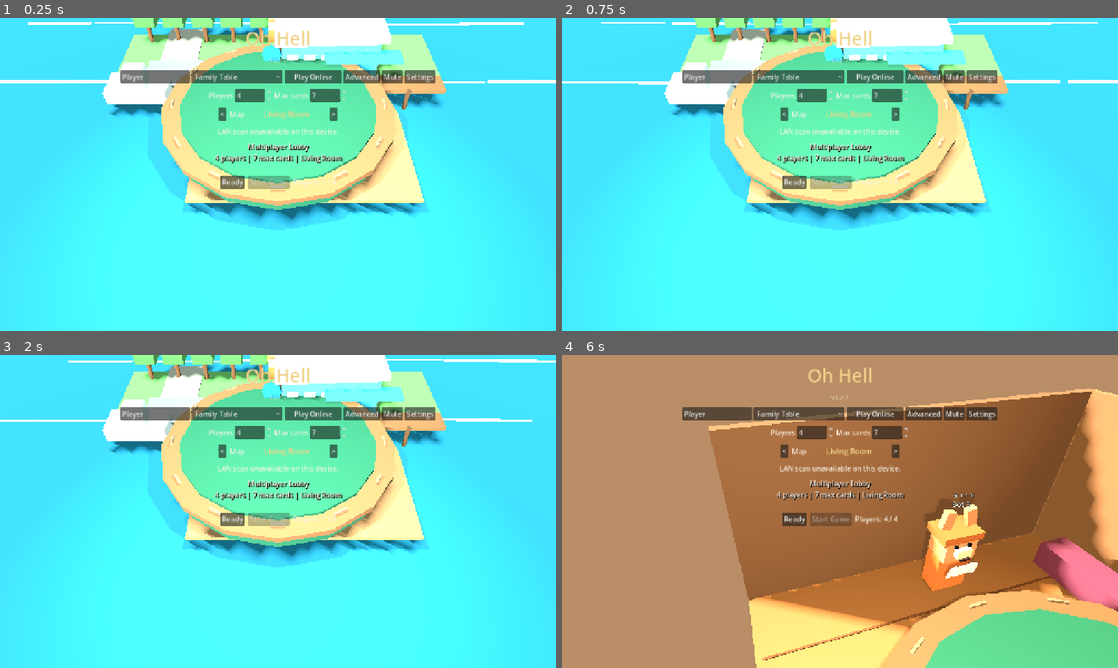
Above: before the commit, frames 1-4 (two rows, left to right).
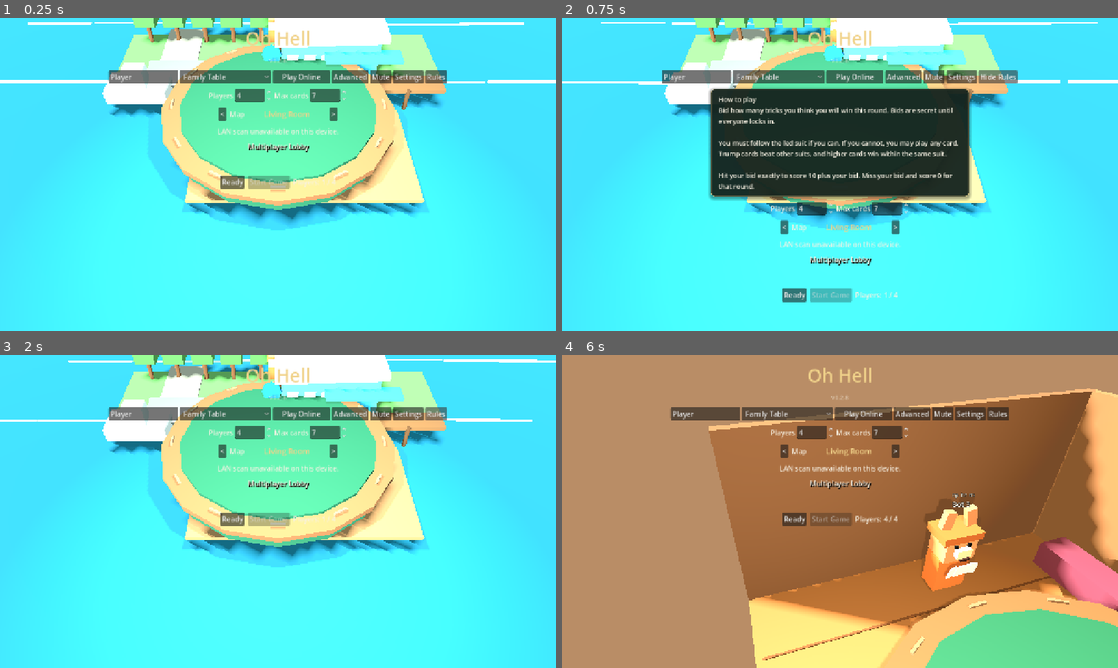
Above: after the commit, the same moments.

Repository: JordanOakFox/oh-hell-godot
Game: Godot game, scene res://scenes/main.tscn
Two runs of this game, one before a commit and one after it. Both use one fixed random seed, a clock stepped at 60 frames per second and the inputs below.
Inputs (mouse positions are in pixels of both pictures, inside the frame that each line leads up to):
- Up to frame 1 (0.25 s): no input
- Up to frame 2 (0.75 s): click (995, 77) at 0.5 s, where only the run after the commit has a clickable "Rules"
- Up to frame 3 (2 s): click (433, 414) at 1.25 s, where only the run after the commit has a clickable "Hide Rules"
- Up to frame 4 (6 s): click "Ready" at 2 s; click "Start Game" at 2.75 s; click "0" at 3.5 s; tap Enter at 4.25 s; move the mouse to (962, 495) at 4.27 s; tap E at 4.35, 5.1 s; click (962, 495) at 4.42 s; move the mouse to (812, 511) at 5.02 s; click (812, 511) at 5.17 s; click "Stop Game" at 5.75 s

The runs differ from the first frame. In frame 1, 1.2% of the frame differs, in the area x 19-81%, y 13-47%; in frame 2, 20%, in the area x 18-82%, y 13-91%; in frame 3, 1.2%; in frame 4, 1.2%.

Commit message:
Add reconnect and table polish

Diff:
--- a/scripts/main.gd
+++ b/scripts/main.gd
@@ -1,8 +1,14 @@
 extends Control
 
 const STARTING_NAMES := ["Player 1", "Player 2", "Player 3", "Player 4"]
-const GAME_VERSION := "0.2.7"
+const GAME_VERSION := "0.2.8"
 const ANIMAL_IDS := ["bunny", "lizard", "lion", "tiger", "bear", "fox", "dog", "cat"]
+const BOT_PERSONALITY_IDS := ["casual", "smart", "ruthless"]
+const BOT_PERSONALITY_NAMES := {
+	"casual": "Casual",
+	"smart": "Smart",
+	"ruthless": "Ruthless",
+}
 const ANIMAL_NAMES := {
 	"bunny": "Bunny",
 	"lizard": "Lizard",
@@ -71,6 +77,8 @@
 var version_warning := ""
 var advanced_network_visible := false
 var settings_visible := false
+var rules_visible := false
+var last_sound_serial := 0
 
 var title_label: Label
 var version_label: Label
@@ -83,10 +91,15 @@
 var advanced_network_button: Button
 var mute_button: Button
 var settings_button: Button
+var rules_button: Button
 var settings_panel: PanelContainer
 var music_volume_slider: HSlider
 var music_volume_label: Label
+var sfx_volume_slider: HSlider
+var sfx_volume_label: Label
 var animal_picker: OptionButton
+var bot_personality_picker: OptionButton
+var rules_panel: PanelContainer
 var settings_row: HBoxContainer
 var map_row: HBoxContainer
 var map_name_label: Label
@@ -111,7 +124,9 @@
 var fireworks_overlay: Control
 var table_view_3d: Control
 var music_player: AudioStreamPlayer
+var sfx_player: AudioStreamPlayer
 var music_streams := {}
+var sfx_streams := {}
 var current_music_key := ""
 
 func _ready() -> void:
@@ -173,6 +188,10 @@
 	add_child(music_player)
 	_apply_audio_settings()
 
+	sfx_player = AudioStreamPlayer.new()
+	sfx_player.bus = "Master"
+	add_child(sfx_player)
+
 	fireworks_overlay = FireworksOverlayScript.new()
 	fireworks_overlay.set_anchors_preset(Control.PRESET_FULL_RECT)
 	add_child(fireworks_overlay)
@@ -239,6 +258,11 @@
 	settings_button.pressed.connect(_on_settings_pressed)
 	net_row.add_child(settings_button)
 
+	rules_button = Button.new()
+	rules_button.text = "Rules"
+	rules_button.pressed.connect(_on_rules_pressed)
+	net_row.add_child(rules_button)
+
 	advanced_net_row = HBoxContainer.new()
 	advanced_net_row.alignment = BoxContainer.ALIGNMENT_CENTER
 	advanced_net_row.visible = false
@@ -307,6 +331,18 @@
 	music_volume_slider.value_changed.connect(_on_music_volume_changed)
 	settings_box.add_child(music_volume_slider)
 
+	sfx_volume_label = Label.new()
+	sfx_volume_label.add_theme_color_override("font_color", Color("#f7f1e3"))
+	settings_box.add_child(sfx_volume_label)
+
+	sfx_volume_slider = HSlider.new()
+	sfx_volume_slider.min_value = 0.0
+	sfx_volume_slider.max_value = 100.0
+	sfx_volume_slider.step = 1.0
+	sfx_volume_slider.value = Profile.sfx_volume() * 100.0
+	sfx_volume_slider.value_changed.connect(_on_sfx_volume_changed)
+	settings_box.add_child(sfx_volume_slider)
+
 	var animal_label := Label.new()
 	animal_label.text = "Animal"
 	animal_label.add_theme_color_override("font_color", Color("#f7f1e3"))
@@ -320,7 +356,41 @@
 	animal_picker.item_selected.connect(_on_animal_selected)
 	settings_box.add_child(animal_picker)
 
+	var bot_label := Label.new()
+	bot_label.text = "Bot Style"
+	bot_label.add_theme_color_override("font_color", Color("#f7f1e3"))
+	settings_box.add_child(bot_label)
+
+	bot_personality_picker = OptionButton.new()
+	for bot_id in BOT_PERSONALITY_IDS:
+		bot_personality_picker.add_item(str(BOT_PERSONALITY_NAMES.get(bot_id, bot_id.capitalize())))
+		bot_personality_picker.set_item_metadata(bot_personality_picker.item_count - 1, bot_id)
+	bot_personality_picker.selected = max(BOT_PERSONALITY_IDS.find(Profile.bot_personality()), 0)
+	bot_personality_picker.item_selected.connect(_on_bot_personality_selected)
+	settings_box.add_child(bot_personality_picker)
+
 	_update_audio_labels()
+
+	rules_panel = PanelContainer.new()
+	rules_panel.visible = false
+	rules_panel.size_flags_horizontal = Control.SIZE_SHRINK_CENTER
+	rules_panel.add_theme_stylebox_override("panel", _panel_style(Color("#16251ff0"), Color("#f0d28a66"), 8, 1))
+	root.add_child(rules_panel)
+
+	var rules_margin := MarginContainer.new()
+	rules_margin.add_theme_constant_override("margin_left", 16)
+	rules_margin.add_theme_constant_override("margin_top", 12)
+	rules_margin.add_theme_constant_override("margin_right", 16)
+	rules_margin.add_theme_constant_override("margin_bottom", 12)
+	rules_panel.add_child(rules_margin)
+
+	var rules_text := Label.new()
+	rules_text.custom_minimum_size = Vector2(560, 0)
+	rules_text.autowrap_mode = TextServer.AUTOWRAP_WORD_SMART
+	rules_text.add_theme_font_size_override("font_size", 15)
+	rules_text.add_theme_color_override("font_color", Color("#f7f1e3"))
+	rules_text.text = "How to play\nBid how many tricks you think you will win this round. Bids are secret until everyone locks in.\n\nYou must follow the led suit if you can. If you cannot, you may play any card. Trump cards beat other suits, and higher cards win within the same suit.\n\nHit your bid exactly to score 10 plus your bid. Miss your bid and score 0 for that round."
+	rules_margin.add_child(rules_text)
 
 	settings_row = HBoxContainer.new()
 	settings_row.alignment = BoxContainer.ALIGNMENT_CENTER
@@ -576,6 +646,17 @@
 		var active_game: bool = view_state.get("phase", "") in ["bidding", "playing", "trick_end", "round_end"]
 		settings_panel.visible = settings_visible and not active_game
 
+func _on_rules_pressed() -> void:
+	rules_visible = not rules_visible
+	_sync_rules_visibility()
+
+func _sync_rules_visibility() -> void:
+	if rules_button:
+		rules_button.text = "Hide Rules" if rules_visible else "Rules"
+	if rules_panel:
+		var active_game: bool = view_state.get("phase", "") in ["bidding", "playing", "trick_end", "round_end"]
+		rules_panel.visible = rules_visible and not active_game
+
 func _on_mute_pressed() -> void:
 	Profile.set_music_muted(not Profile.music_muted())
 	_apply_audio_settings()
@@ -586,11 +667,25 @@
 		Profile.set_music_muted(false)
 	_apply_audio_settings()
 
+func _on_sfx_volume_changed(value: float) -> void:
+	Profile.set_sfx_volume(value / 100.0)
+	_update_audio_labels()
+	_play_sfx("click")
+
 func _on_animal_selected(index: int) -> void:
 	if not animal_picker or index < 0:
 		return
 	Profile.set_animal(str(animal_picker.get_item_metadata(index)))
 	_update_local_profile_on_table()
+	_play_sfx("click")
+
+func _on_bot_personality_selected(index: int) -> void:
+	if not bot_personality_picker or index < 0:
+		return
+	Profile.set_bot_personality(str(bot_personality_picker.get_item_metadata(index)))
+	if state.get("phase", "") == "lobby" and _can_edit_lobby_settings():
+		_request_bot_personality(Profile.bot_personality())
+	_play_sfx("click")
 
 func _apply_audio_settings() -> void:
 	if not music_player:
@@ -604,6 +699,8 @@
 		mute_button.text = "Unmute" if Profile.music_muted() else "Mute"
 	if music_volume_label:
 		music_volume_label.text = "Music Volume: %d%%" % roundi(Profile.music_volume() * 100.0)
+	if sfx_volume_label:
+		sfx_volume_label.text = "SFX Volume: %d%%" % roundi(Profile.sfx_volume() * 100.0)
 
 func _sync_advanced_network_visibility() -> void:
 	if advanced_network_button:
@@ -717,11 +814,13 @@
 		"active_player": -1,
 		"connected": _filled_array(lobby_player_count, false),
 		"bots": _filled_array(lobby_player_count, false),
+		"bot_personality": Profile.bot_personality(),
 		"ready": _filled_array(lobby_player_count, false),
 		"play_again": _filled_array(lobby_player_count, false),
 		"standings": [],
 		"winners": [],
 		"round_history": [],
+		"sound_event": {},
 		"message": "Connecting to host...",
 	}
 	local_hand = []
@@ -755,11 +854,13 @@
 		"active_player": -1,
 		"connected": _connected_seats(),
 		"bots": _filled_array(lobby_player_count, false),
+		"bot_personality": Profile.bot_personality(),
 		"ready": _lobby_ready_seats(),
 		"play_again": _filled_array(lobby_player_count, false),
 		"standings": [],
 		"winners": [],
 		"round_history": [],
+		"sound_event": {},
 		"message": message,
 	}
 	_publish_state()
@@ -794,11 +895,13 @@
 		"active_player": -1,
 		"connected": _connected_seats(),
 		"bots": state.get("bots", _filled_array(names.size(), false)).duplicate(true),
+		"bot_personality": str(state.get("bot_personality", Profile.bot_personality())),
 		"ready": _lobby_ready_seats(),
 		"play_again": _filled_array(names.size(), false),
 		"standings": [],
 		"winners": [],
 		"round_history": [],
+		"sound_event": {},
 		"message": "",
 	}
 	state["scores"].resize(names.size())
@@ -827,6 +930,7 @@
 	state["active_player"] = -1
 	state["phase"] = "bidding"
 	state["message"] = "Choose your secret bid."
+	_set_sound_event("deal")
 	_advance_bot_turn_serial()
 	_publish_state()
 	_schedule_bot_action()
@@ -855,6 +959,7 @@
 		state = public_state
 	local_hand = hand
 	my_seat = seat
+	_handle_sound_event(public_state.get("sound_event", {}))
 	_render()
 
 func _public_state() -> Dictionary:
@@ -894,6 +999,7 @@
 		net_row.visible = not active_game
 	_sync_advanced_network_visibility()
 	_sync_settings_visibility()
+	_sync_rules_visibility()
 	if settings_row:
 		settings_row.visible = not active_game
 	if map_row:
@@ -976,9 +1082,16 @@
 	elif view_state["winners"].size() > 1:
 		winner_text = "Winners: %s" % ", ".join(view_state["winners"])
 
-	var text := "%s\n\nLeaderboard\n" % winner_text
+	var text := "%s\n\nFinal Leaderboard\n" % winner_text
 	for row in view_state["standings"]:
-		text += "%d. %s  %d pts\n" % [int(row["place"]), row["name"], int(row["score"])]
+		text += "%d. %s  %d pts  |  made %d, missed %d  |  best +%d\n" % [
+			int(row["place"]),
+			row["name"],
+			int(row["score"]),
+			int(row.get("made", 0)),
+			int(row.get("missed", 0)),
+			int(row.get("best_round", 0)),
+		]
 	text += "\n%s" % view_state["message"]
 	left_stats_label.text = ""
 	right_info_label.text = ""
@@ -1027,12 +1140,15 @@
 	left_stats_label.text = ""
 	right_info_label.text = ""
 	table_label.add_theme_font_size_override("font_size", 16)
-	var text := "Multiplayer Lobby\n"
-	text += "%d players | %d max cards | %s\n" % [
+	var table_host := "Table Host: %s\n" % _lobby_host_name()
+	var text := "Multiplayer Lobby\n\n"
+	text += "%s" % table_host
+	text += "Setup: %d players, %d max cards, %s\n" % [
 		view_state["num_players"],
 		view_state["max_cards"],
 		MAP_NAMES.get(str(view_state.get("map_id", _selected_map_id())), _selected_map_name()),
 	]
+	text += "Bots: %s\n" % str(BOT_PERSONALITY_NAMES.get(str(view_state.get("bot_personality", "smart")), "Smart"))
 	text += "You are seat %d: %s\n" % [my_seat + 1, view_state["names"][my_seat]]
 	if multiplayer.multiplayer_peer and multiplayer.is_server():
 		var addresses := Net.local_join_addresses(server_port)
@@ -1040,18 +1156,17 @@
 			text += "Join: local network IP not found\n"
 		else:
 			text += "Join: %s\n" % ", ".join(addresses)
-	var seat_parts: Array = []
+	text += "\nSeats\n"
 	for i in range(view_state["num_players"]):
 		var status := "waiting"
 		if view_state.has("bots") and view_state["bots"][i]:
 			status = "bot"
 		elif view_state["connected"][i]:
 			status = "ready" if view_state["ready"][i] else "not ready"
-		seat_parts.append("%d %s: %s" % [i + 1, view_state["names"][i], status])
-	text += "Seats: %s\n" % " | ".join(seat_parts)
+		text += "%d. %s - %s\n" % [i + 1, view_state["names"][i], status]
 	if not version_warning.is_empty():
 		text += "%s\n" % version_warning
-	text += view_state["message"]
+	text += "\n%s" % view_state["message"]
 	table_label.text = text
 	_render_trick()
 	_render_actions()
@@ -1180,7 +1295,7 @@
 		table_view_3d.set_hovered_hand_index(index)
 
 func _mouse_over_command_ui(position: Vector2) -> bool:
-	for control in [action_box, name_input, online_lobby_picker, advanced_network_button, address_input, player_count_spin, max_cards_spin, discovered_game_picker]:
+	for control in [action_box, name_input, online_lobby_picker, advanced_network_button, mute_button, settings_button, rules_button, settings_panel, rules_panel, address_input, player_count_spin, max_cards_spin, discovered_game_picker, bot_personality_picker]:
 		if control and control.visible:
 			var rect := Rect2(control.global_position, control.size)
 			if rect.has_point(position):
@@ -1291,6 +1406,14 @@
 			return seat == my_seat
 	return false
 
+func _lobby_host_name() -> String:
+	if view_state.is_empty():
+		return "Waiting"
+	for seat in range(view_state["num_players"]):
+		if view_state["connected"][seat] and not (view_state.has("bots") and bool(view_state["bots"][seat])):
+			return str(view_state["names"][seat])
+	return "Waiting"
+
 func _play_again_count() -> int:
 	if not view_state.has("play_again"):
 		return 0
@@ -1340,6 +1463,83 @@
 	music_streams[key] = stream
 	return stream
 
+func _set_sound_event(name: String, seat := -1) -> void:
+	if state.is_empty():
+		return
+	var serial := int(state.get("sound_serial", 0)) + 1
+	state["sound_serial"] = serial
+	state["sound_event"] = {"name": name, "serial": serial, "seat": seat}
+
+func _handle_sound_event(event) -> void:
+	if typeof(event) != TYPE_DICTIONARY:
+		return
+	var serial := int(event.get("serial", 0))
+	if serial <= 0 or serial <= last_sound_serial:
+		return
+	last_sound_serial = serial
+	_play_sfx(str(event.get("name", "")))
+
+func _play_sfx(name: String) -> void:
+	if not sfx_player:
+		return
+	var volume := Profile.sfx_volume()
+	if volume <= 0.0:
+		return
+	var stream = _sfx_stream_for_name(name)
+	if not stream:
+		return
+	sfx_player.stream = stream
+	sfx_player.volume_db = linear_to_db(volume)
+	sfx_player.play()
+
+func _sfx_stream_for_name(name: String):
+	if sfx_streams.has(name):
+		return sfx_streams[name]
+	var freq := 540.0
+	var duration := 0.10
+	match name:
+		"click":
+			freq = 720.0
+			duration = 0.045
+		"bid":
+			freq = 620.0
+			duration = 0.075
+		"card":
+			freq = 390.0
+			duration = 0.085
+		"deal":
+			freq = 500.0
+			duration = 0.16
+		"trick":
+			freq = 780.0
+			duration = 0.18
+		"round":
+			freq = 660.0
+			duration = 0.22
+		"game":
+			freq = 880.0
+			duration = 0.32
+	var stream := _make_tone_stream(freq, duration)
+	sfx_streams[name] = stream
+	return stream
+
+func _make_tone_stream(freq: float, duration: float) -> AudioStreamWAV:
+	var mix_rate := 22050
+	var frames := int(float(mix_rate) * duration)
+	var data := PackedByteArray()
+	data.resize(frames * 2)
+	for i in range(frames):
+		var t := float(i) / float(mix_rate)
+		var fade := minf(1.0, float(frames - i) / maxf(float(frames) * 0.22, 1.0))
+		var sample := int(sin(TAU * freq * t) * 11000.0 * fade)
+		data.encode_s16(i * 2, sample)
+	var stream := AudioStreamWAV.new()
+	stream.format = AudioStreamWAV.FORMAT_16_BITS
+	stream.mix_rate = mix_rate
+	stream.stereo = false
+	stream.data = data
+	return stream
+
 func _selected_map_name() -> String:
 	var map_id := _selected_map_id()
 	return str(MAP_NAMES.get(map_id, map_id))
@@ -1413,6 +1613,12 @@
 		max_cards_spin.max_value = GameRules.max_allowed_cards(lobby_player_count)
 		max_cards_spin.value = clampi(lobby_max_cards, 1, GameRules.max_allowed_cards(lobby_player_count))
 		max_cards_spin.set_block_signals(false)
+	if bot_personality_picker:
+		bot_personality_picker.disabled = not _can_edit_lobby_settings()
+		var bot_index := BOT_PERSONALITY_IDS.find(str(view_state.get("bot_personality", Profile.bot_personality())))
+		bot_personality_picker.set_block_signals(true)
+		bot_personality_picker.selected = max(bot_index, 0)
+		bot_personality_picker.set_block_signals(false)
 
 func _on_name_changed(new_text: String) -> void:
 	local_player_name = new_text.strip_edges()
@@ -1491,6 +1697,33 @@
 		_publish_state()
 		if multiplayer.multiplayer_peer and multiplayer.is_server():
 			Net.update_advertisement(_discovery_info())
+	elif not multiplayer.multiplayer_peer:
+		_create_offline_lobby()
+
+func _request_bot_personality(personality: String) -> void:
+	if multiplayer.multiplayer_peer and not multiplayer.is_server():
+		_server_update_bot_personality.rpc_id(1, personality)
+	else:
+		_apply_bot_personality(personality)
+
+@rpc("any_peer", "reliable")
+func _server_update_bot_personality(personality: String) -> void:
+	if not multiplayer.is_server() or not dedicated_server:
+		return
+	if state.get("phase", "") != "lobby":
+		return
+	var sender_seat := _seat_for_peer(multiplayer.get_remote_sender_id())
+	if sender_seat != _first_connected_human_seat():
+		return
+	_apply_bot_personality(personality)
+
+func _apply_bot_personality(personality: String) -> void:
+	if not BOT_PERSONALITY_IDS.has(personality):
+		personality = "smart"
+	if state.has("bot_personality") and state.get("phase", "") == "lobby":
+		state["bot_personality"] = personality
+		state["message"] = "Bot style changed to %s." % str(BOT_PERSONALITY_NAMES.get(personality, "Smart"))
+		_publish_state()
 	elif not multiplayer.multiplayer_peer:
 		_create_offline_lobby()
 
@@ -1594,9 +1827,11 @@
 		state["phase"] = "playing"
 		state["active_player"] = state["leader"]
 		state["message"] = "%s leads." % state["names"][state["leader"]]
+		_set_sound_event("bid", seat)
 		_advance_bot_turn_serial()
 	else:
 		state["message"] = _bidding_message()
+		_set_sound_event("bid", seat)
 	_publish_state()
 	_schedule_bot_action()
 
@@ -1629,6 +1864,7 @@
 	if not state.has("played_cards"):
 		state["played_cards"] = []
 	state["played_cards"].append(card.duplicate(true))
+	_set_sound_event("card", seat)
 
 	if state["trick"].size() == state["num_players"]:
 		var winner := GameRules.trick_winner(state["trick"], state["led_suit"], state["trump"])
@@ -1636,6 +1872,7 @@
 		state["active_player"] = winner
 		state["phase"] = "trick_end"
 		state["message"] = "%s wins the trick and leads next." % state["names"][winner]
+		_set_sound_event("trick", winner)
 		_publish_state()
 		_schedule_auto_continue_after_trick(state["round_index"], winner)
 		return
@@ -1681,6 +1918,7 @@
 			state["scores"][i] += deltas[i]
 		state["phase"] = "round_end"
 		state["message"] = "Round over."
+		_set_sound_event("round")
 	else:
 		state["phase"] = "playing"
 		state["active_player"] = state["leader"]
@@ -1760,17 +1998,28 @@
 		estimate += 0.15
 	elif round_size >= 5:
 		estimate -= 0.2
-	estimate += rng.randf_range(-0.28, 0.28)
+	match _bot_personality():
+		"casual":
+			estimate += rng.randf_range(-0.65, 0.65)
+		"ruthless":
+			estimate += 0.18
+			estimate += rng.randf_range(-0.12, 0.18)
+		_:
+			estimate += rng.randf_range(-0.28, 0.28)
 	return clampi(roundi(estimate), 0, round_size)
 
 func _bot_choose_card(seat: int) -> Dictionary:
 	var legal: Array = GameRules.legal_cards(state["hands"][seat], state["led_suit"])
 	if legal.is_empty():
 		return state["hands"][seat][0]
+	if _bot_personality() == "casual" and rng.randf() < 0.18:
+		return legal[rng.randi_range(0, legal.size() - 1)]
 	var target: int = maxi(0, int(state["bids"][seat]) - int(state["tricks_won"][seat]))
 	var remaining_after_play: int = maxi(0, state["hands"][seat].size() - 1)
 	var must_chase: bool = target >= state["hands"][seat].size()
 	var wants_trick: bool = target > 0
+	if _bot_personality() == "ruthless" and target > 0 and remaining_after_play <= target:
+		must_chase = true
 
 	if state["trick"].is_empty():
 		return _bot_choose_lead_card(legal, target, remaining_after_play, must_chase)
@@ -1882,8 +2131,17 @@
 func _bot_pick_from_top(cards: Array, spread: int) -> Dictionary:
 	if cards.is_empty():
 		return {}
+	match _bot_personality():
+		"casual":
+			spread += 2
+		"ruthless":
+			spread = 1
 	var limit: int = mini(cards.size() - 1, spread - 1)
 	return cards[rng.randi_range(0, limit)]
+
+func _bot_personality() -> String:
+	var personality := str(state.get("bot_personality", Profile.bot_personality()))
+	return personality if BOT_PERSONALITY_IDS.has(personality) else "smart"
 
 func _bot_beats_current_trick(card: Dictionary) -> bool:
 	if state["trick"].is_empty():
@@ -1993,13 +2251,29 @@
 	state["winners"] = winners
 	state["game_id"] = game_id
 	state["message"] = "Everyone can vote to play again."
+	_set_sound_event("game")
 	_publish_state()
 	_publish_game_results(game_id, winners)
 
 func _build_standings() -> Array:
 	var rows: Array = []
 	for i in range(state["num_players"]):
-		rows.append({"name": state["names"][i], "score": state["scores"][i]})
+		var made := 0
+		var missed := 0
+		var best_round := 0
+		for round_summary in state.get("round_history", []):
+			if round_summary["hit"][i]:
+				made += 1
+				best_round = maxi(best_round, 10 + int(round_summary["bids"][i]))
+			else:
+				missed += 1
+		rows.append({
+			"name": state["names"][i],
+			"score": state["scores"][i],
+			"made": made,
+			"missed": missed,
+			"best_round": best_round,
+		})
 	rows.sort_custom(func(a, b): return int(a["score"]) > int(b["score"]))
 	var place := 0
 	var shown_place := 0
@@ -2075,6 +2349,19 @@
 		return
 	var peer_id := multiplayer.get_remote_sender_id()
 	var seat := _seat_for_peer(peer_id)
+	var profile_id := str(profile.get("id", ""))
+	var reconnect_seat := _seat_for_profile_id(profile_id)
+	if reconnect_seat < 0 and seat >= 0 and seat < state.get("profiles", []).size():
+		var current_profile = state["profiles"][seat]
+		if typeof(current_profile) == TYPE_DICTIONARY and not profile_id.is_empty() and str(current_profile.get("id", "")) == profile_id:
+			reconnect_seat = seat
+	if reconnect_seat >= 0 and reconnect_seat != seat:
+		if seat >= 0 and seat < seat_peers.size():
+			seat_peers[seat] = 0
+		seat = reconnect_seat
+		seat_peers[seat] = peer_id
+		if state.has("bots"):
+			state["bots"][seat] = false
 	if seat < 0 or seat >= state["num_players"]:
 		return
 	var clean_name := str(profile.get("display_name", "")).strip_edges()
@@ -2082,13 +2369,15 @@
 		clean_name = "Player %d" % [seat + 1]
 	state["names"][seat] = clean_name.substr(0, 18)
 	state["profiles"][seat] = {
-		"id": str(profile.get("id", "")),
+		"id": profile_id,
 		"display_name": state["names"][seat],
 		"animal": _clean_animal_id(str(profile.get("animal", "fox"))),
 		"games_played": int(profile.get("games_played", 0)),
 		"wins": int(profile.get("wins", 0)),
 	}
-	state["message"] = "%s joined seat %d." % [state["names"][seat], seat + 1]
+	state["connected"] = _connected_seats()
+	state["ready"] = _lobby_ready_seats()
+	state["message"] = "%s rejoined seat %d." % [state["names"][seat], seat + 1] if reconnect_seat >= 0 else "%s joined seat %d." % [state["names"][seat], seat + 1]
 	_publish_state()
 
 func _request_toggle_ready() -> void:
@@ -2147,6 +2436,19 @@
 		return -1
 	for seat in range(state["num_players"]):
 		if seat < seat_peers.size() and int(seat_peers[seat]) != 0 and not _is_bot_seat(seat):
+			return seat
+	return -1
+
+func _seat_for_profile_id(profile_id: String) -> int:
+	if profile_id.is_empty() or not state.has("profiles"):
+		return -1
+	for seat in range(min(state["profiles"].size(), seat_peers.size())):
+		if int(seat_peers[seat]) != 0:
+			continue
+		if _is_bot_seat(seat):
+			continue
+		var profile = state["profiles"][seat]
+		if typeof(profile) == TYPE_DICTIONARY and str(profile.get("id", "")) == profile_id:
 			return seat
 	return -1
 
@@ -2221,6 +2523,7 @@
 	lobby_map_index = _map_index_for_id(str(state.get("map_id", _selected_map_id())))
 	var names: Array = state["names"].duplicate(true)
 	var profiles: Array = state["profiles"].duplicate(true)
+	var bot_personality := str(state.get("bot_personality", Profile.bot_personality()))
 	state = {
 		"phase": "lobby",
 		"map_id": _selected_map_id(),
@@ -2244,11 +2547,13 @@
 		"active_player": -1,
 		"connected": _connected_seats(),
 		"bots": state.get("bots", _filled_array(lobby_player_count, false)).duplicate(true),
+		"bot_personality": bot_personality,
 		"ready": _filled_array(lobby_player_count, false),
 		"play_again": _filled_array(lobby_player_count, false),
 		"standings": [],
 		"winners": [],
 		"round_history": [],
+		"sound_event": {},
 		"message": message,
 	}
 	_publish_state()
--- a/scripts/profile.gd
+++ b/scripts/profile.gd
@@ -2,6 +2,7 @@
 
 const SAVE_PATH := "user://profile.json"
 const ANIMALS := ["bunny", "lizard", "lion", "tiger", "bear", "fox", "dog", "cat"]
+const BOT_PERSONALITIES := ["casual", "smart", "ruthless"]
 
 var data: Dictionary = {}
 
@@ -80,6 +81,21 @@
 	data["music_muted"] = muted
 	save_profile()
 
+func sfx_volume() -> float:
+	return clampf(float(data.get("sfx_volume", 0.75)), 0.0, 1.0)
+
+func set_sfx_volume(value: float) -> void:
+	data["sfx_volume"] = clampf(value, 0.0, 1.0)
+	save_profile()
+
+func bot_personality() -> String:
+	var selected := str(data.get("bot_personality", "smart"))
+	return selected if BOT_PERSONALITIES.has(selected) else "smart"
+
+func set_bot_personality(value: String) -> void:
+	data["bot_personality"] = value if BOT_PERSONALITIES.has(value) else "smart"
+	save_profile()
+
 func animal() -> String:
 	var selected := str(data.get("animal", "fox"))
 	return selected if ANIMALS.has(selected) else "fox"
@@ -95,6 +111,8 @@
 		"animal": "fox",
 		"music_volume": 0.7,
 		"music_muted": false,
+		"sfx_volume": 0.75,
+		"bot_personality": "smart",
 		"games_played": 0,
 		"wins": 0,
 		"total_score": 0,
Not shown, added: assets/icons/app_icon.png.import
Not shown, changed: export_presets.cfg
Not shown, changed: README.md
